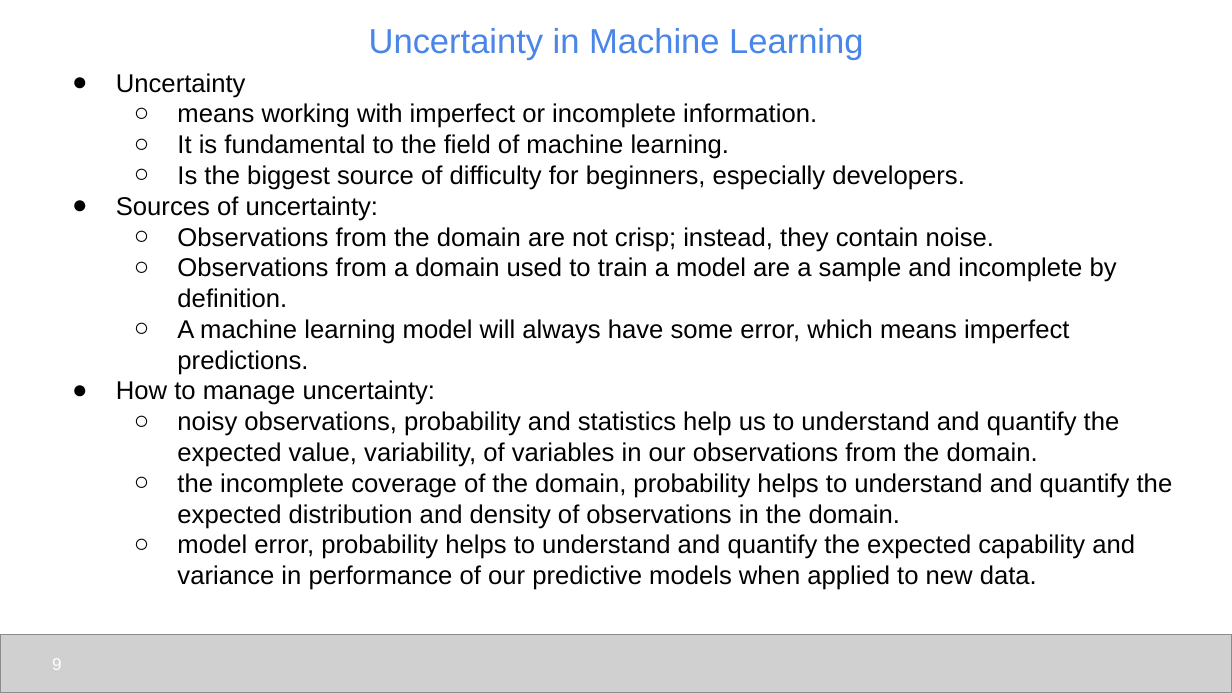
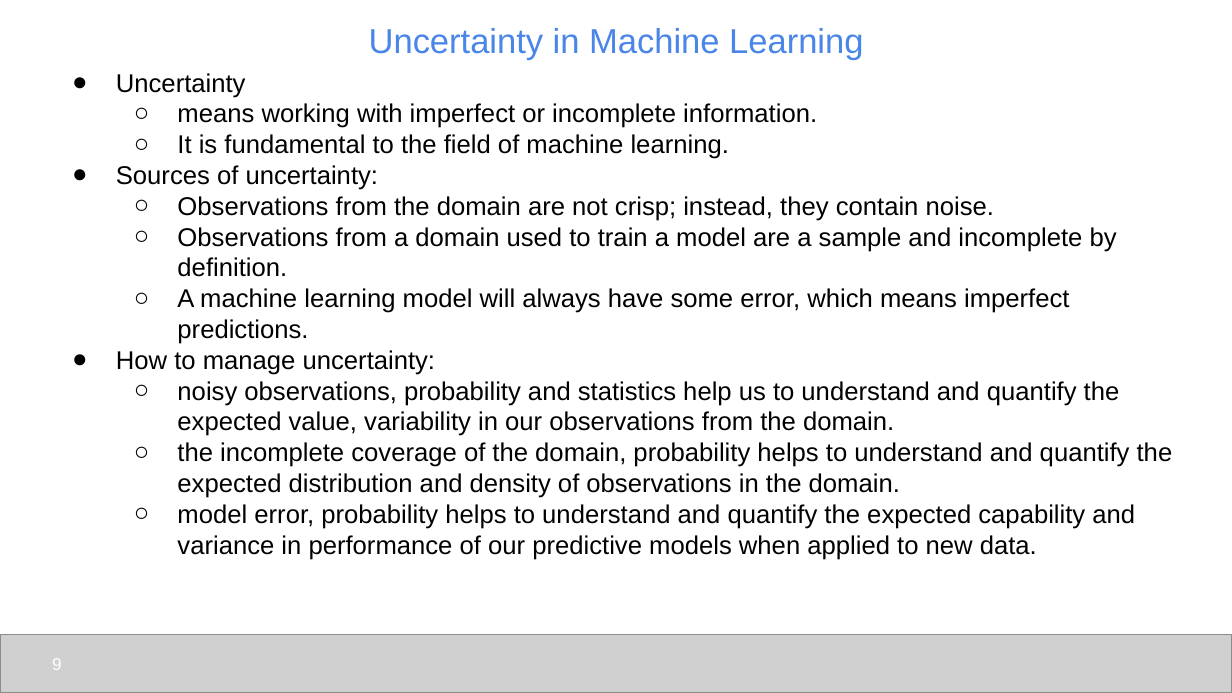
Before and after one commit to udel-cbcb/al_ml_workshop, a slide deck: slide 9 of Day_3/Lectures/Day_3_Lecture_Feature_Engineering_Scaling_Selection.pptx. Drawn at 1232x693 pixels with LibreOffice and Linux fonts; fonts in the diff are those of the drawing; grey boxes stand for pictures. Boxes give left, top, right and bottom in pixels: in the first picture for what was removed or moved away, otherwise in the second. Text is boxed around its words. In the diff, an @@ line names an element or a change of style, - is before the commit and + after.

Commit message:
modified day 3 lecture slides

```diff
--- a/Day_3/Lectures/Day_3_Lecture_Feature_Engineering_Scaling_Selection.pptx
+++ b/Day_3/Lectures/Day_3_Lecture_Feature_Engineering_Scaling_Selection.pptx
@@ text at [177, 165, 965, 190]: paragraph removed @@
-  ○ Is the biggest source of difficulty for beginners, especially developers.
@@ text at [177, 381, 1120, 436]: text changed @@
-  ○ noisy observations, probability and statistics help us to understand and quantify the expected value, variability, of variables in our observations from the domain.
+  ○ noisy observations, probability and statistics help us to understand and quantify the expected value, variability in our observations from the domain.
```
Also in this commit, not shown: 2 other slides changed.
